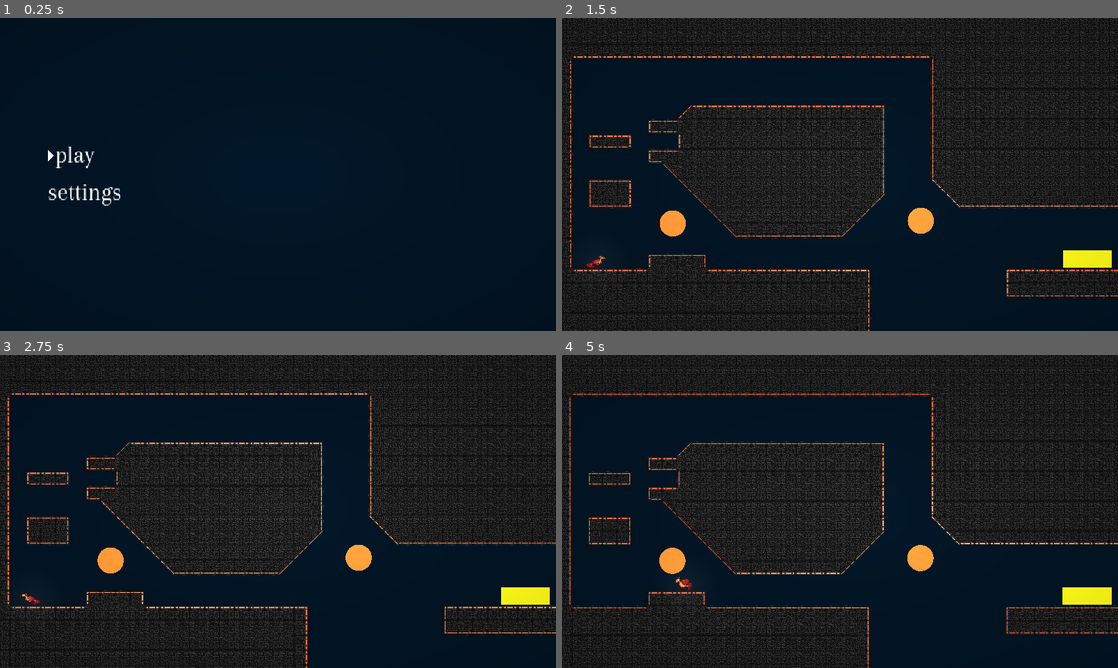
Above: before the commit, frames 1-4 (two rows, left to right).
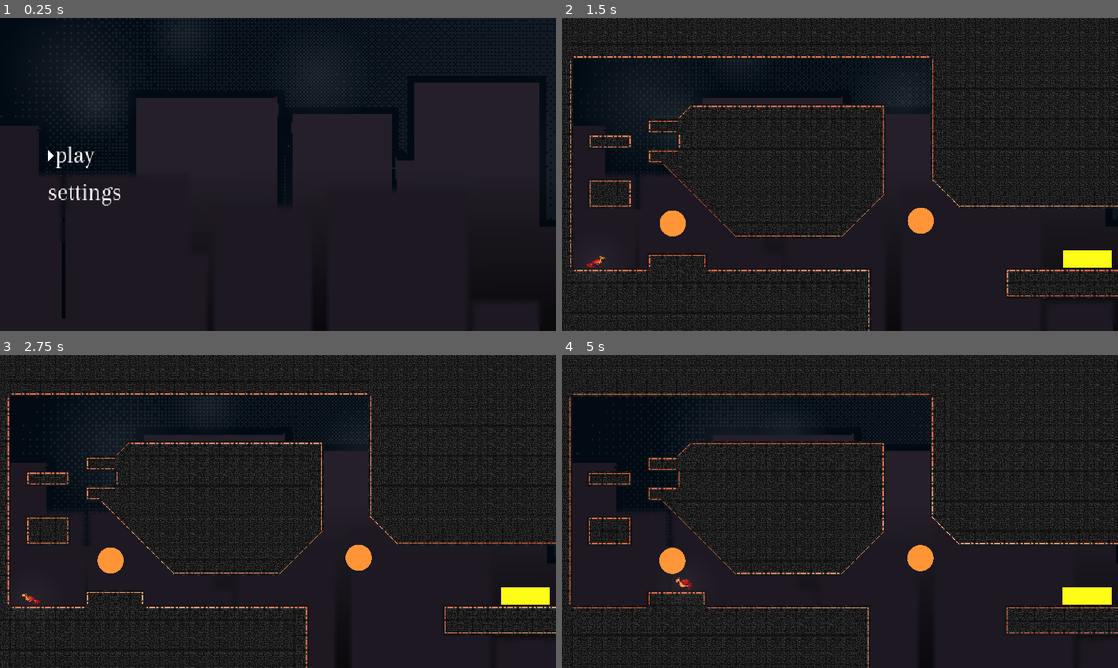
Above: after the commit, the same moments.

Repository: Someoneyeeting/Rise-From-the-Ashes
Game: Godot game, scene res://node_2d.tscn
Two runs of this game, one before a commit and one after it. Both use one fixed random seed, a clock stepped at 60 frames per second and the inputs below.
Inputs:
- Up to frame 1 (0.25 s): no input
- Up to frame 2 (1.5 s): tap Enter (ui_accept) at 0.5, 1.25 s; hold Shift (dash) 0.53-1.28 s; hold D (right) from 0.53 s (still down); tap Space (jump) at 0.77 s; tap Shift (dash) at 1.35 s
- Up to frame 3 (2.75 s): tap Space (jump) at 1.52 s; release D (right) at 2.03 s; hold A (left) from 2.03 s (still down); hold Shift (dash) from 2.03 s (still down)
- Up to frame 4 (5 s): release A (left) at 2.78 s; release Shift (dash) at 2.78 s; hold D (right) 2.78-4.28 s; tap Shift (dash) at 2.85, 4.35 s; tap Space (jump) at 3.02, 3.77, 4.52 s; hold Shift (dash) 3.53-4.28 s; hold A (left) from 4.28 s (still down)

The runs differ from the first frame. In frame 1, 61% of the frame differs, in the area x 0-97%, y 0-100%; in frame 2, 24%; in frame 3, 25%; in frame 4, 25%.

Commit message:
everyone PANIC

Diff:
--- a/chain.tscn
+++ b/chain.tscn
@@ -7,6 +7,7 @@
 [ext_resource type="PackedScene" uid="uid://pc5wtqu8b405" path="res://dashorb.tscn" id="5_vsfxi"]
 [ext_resource type="PackedScene" uid="uid://bs46qeqgw42g6" path="res://win.tscn" id="7_46uae"]
 [ext_resource type="PackedScene" uid="uid://c2ybgge6h720f" path="res://tile_map_layer.tscn" id="7_tf0ij"]
+[ext_resource type="PackedScene" uid="uid://cwxcjyyptmyhn" path="res://cpu_particles_2d.tscn" id="8_7kdie"]
 
 [node name="Node2D" type="Node2D"]
 
@@ -79,3 +80,5 @@
 [node name="Fire" parent="." instance=ExtResource("3_tppby")]
 position = Vector2(554.68, 235.723)
 on_fire = false
+
+[node name="CPUParticles2D" parent="." instance=ExtResource("8_7kdie")]
--- /dev/null
+++ b/cpu_particles_2d.tscn
@@ -0,0 +1,23 @@
+[gd_scene load_steps=2 format=3 uid="uid://cwxcjyyptmyhn"]
+
+[sub_resource type="Curve" id="Curve_l6tvd"]
+_data = [Vector2(0, 0), 0.0, 0.0, 0, 0, Vector2(0.382023, 0.857143), 0.0, 0.0, 0, 0, Vector2(1, 0), 0.0, 0.0, 0, 0]
+point_count = 3
+
+[node name="CPUParticles2D" type="CPUParticles2D"]
+visible = false
+z_index = 410
+position = Vector2(640, 360)
+amount = 233
+lifetime = 10.0
+preprocess = 24.24
+emission_shape = 3
+emission_rect_extents = Vector2(640, 360)
+spread = 180.0
+gravity = Vector2(0, 0)
+initial_velocity_min = 1.95
+initial_velocity_max = 20.15
+scale_amount_min = 4.8
+scale_amount_max = 5.1
+scale_amount_curve = SubResource("Curve_l6tvd")
+color = Color(0.535156, 0.535156, 0.535156, 1)
--- a/level_manger.tscn
+++ b/level_manger.tscn
@@ -7,6 +7,7 @@
 [ext_resource type="FontFile" uid="uid://xtr6xeqnjwch" path="res://VCR_OSD_MONO_1.001.ttf" id="4_o7386"]
 [ext_resource type="Texture2D" uid="uid://cswe6inyfjied" path="res://assets/pheonix_bro.png" id="6_djhgj"]
 [ext_resource type="Texture2D" uid="uid://bete7in3sdu4k" path="res://assets/tile_all_sides_.png" id="7_vp3fl"]
+[ext_resource type="PackedScene" uid="uid://b8g7xho8aaevf" path="res://parallax_2d.tscn" id="8_liqj6"]
 
 [sub_resource type="Animation" id="Animation_htmmm"]
 length = 0.032
@@ -166,6 +167,7 @@
 vertical_alignment = 1
 
 [node name="effects" type="ColorRect" parent="CanvasLayer"]
+visible = false
 material = SubResource("ShaderMaterial_dsgwd")
 offset_left = -32.0
 offset_top = -22.0
@@ -186,3 +188,8 @@
 visible = false
 position = Vector2(549, 440)
 texture = ExtResource("7_vp3fl")
+
+[node name="CanvasLayer2" type="CanvasLayer" parent="."]
+layer = -99
+
+[node name="Parallax2D" parent="CanvasLayer2" instance=ExtResource("8_liqj6")]
--- a/node_2d.tscn
+++ b/node_2d.tscn
@@ -1,10 +1,11 @@
-[gd_scene load_steps=6 format=4 uid="uid://ccpwej3kwaens"]
+[gd_scene load_steps=7 format=4 uid="uid://ccpwej3kwaens"]
 
 [ext_resource type="PackedScene" uid="uid://c5fcsyr0qilmn" path="res://player.tscn" id="1_yaku2"]
 [ext_resource type="PackedScene" uid="uid://c2ybgge6h720f" path="res://tile_map_layer.tscn" id="2_l81cy"]
 [ext_resource type="PackedScene" uid="uid://cqhqcmlysjg7f" path="res://camera_2d.tscn" id="4_tqfo8"]
 [ext_resource type="PackedScene" uid="uid://pc5wtqu8b405" path="res://dashorb.tscn" id="5_qi64t"]
 [ext_resource type="PackedScene" uid="uid://bs46qeqgw42g6" path="res://win.tscn" id="5_ypslv"]
+[ext_resource type="PackedScene" uid="uid://cwxcjyyptmyhn" path="res://cpu_particles_2d.tscn" id="6_kxebf"]
 
 [node name="Node2D" type="Node2D"]
 
@@ -28,3 +29,7 @@
 [node name="win" parent="." instance=ExtResource("5_ypslv")]
 position = Vector2(1657.03, 785.895)
 scale = Vector2(7.85816, 2.80874)
+
+[node name="CPUParticles2D" parent="." instance=ExtResource("6_kxebf")]
+position = Vector2(889.734, 509.84)
+scale = Vector2(1.399, 1.399)
--- /dev/null
+++ b/parallax_2d.tscn
@@ -0,0 +1,171 @@
+[gd_scene load_steps=8 format=3 uid="uid://b8g7xho8aaevf"]
+
+[ext_resource type="Texture2D" uid="uid://digojqi4lyvv0" path="res://assets/bg/tile001.png" id="2_rrx3o"]
+[ext_resource type="Texture2D" uid="uid://cb0h5m4cs7nid" path="res://assets/bg/tile002.png" id="3_kb7j1"]
+[ext_resource type="Texture2D" uid="uid://bnxehdvn1bsx6" path="res://assets/bg/tile003.png" id="4_v5gtn"]
+[ext_resource type="Texture2D" uid="uid://bmhrao57qvmc2" path="res://assets/bg/tile004.png" id="5_4er8q"]
+
+[sub_resource type="GDScript" id="GDScript_1of0r"]
+script/source = "extends Node2D
+
+
+@export
+var scroll :float = 0.06
+
+var poses = []
+
+func _ready() -> void:
+	for i in $ColorRect.get_children().size():
+		poses.push_back(Vector2(randi_range(-30,1320),randi_range(-10,780)))
+		$ColorRect.get_child(i).scale *= randf_range(0.5,1.2)
+
+func _physics_process(delta: float) -> void:
+	for i in get_child_count():
+
+		var node := get_child(i)
+		if(node is not Sprite2D): continue
+
+		node.region_rect.position.x -= scroll * i
+	for i in poses.size():
+		var node :ColorRect=$ColorRect.get_child(i)
+		node.position = node.position.move_toward(poses[i],1)
+
+func _on_timer_timeout() -> void:
+	var i = randi_range(0,poses.size() - 1)
+
+	poses[i] = Vector2(randi_range(-30,1320),randi_range(-10,780))
+	$Timer.start(randf_range(0.1,0.5))
+"
+
+[sub_resource type="Shader" id="Shader_wngkn"]
+code = "shader_type canvas_item;
+
+
+void vertex() {
+	// Called for every vertex the material is visible on.
+}
+
+void fragment() {
+	float dis = distance(vec2(0.5,0.5),UV);
+	if(dis > 0.5){
+		COLOR.a = 0.;
+	}
+	else{
+		COLOR.a = (0.5 - dis) * 0.15;
+	}
+}
+
+//void light() {
+	// Called for every pixel for every light affecting the CanvasItem.
+	// Uncomment to replace the default light processing function with this one.
+//}
+"
+
+[sub_resource type="ShaderMaterial" id="ShaderMaterial_ds00a"]
+shader = SubResource("Shader_wngkn")
+
+[node name="Parallax2D" type="Node2D"]
+z_index = -115
+script = SubResource("GDScript_1of0r")
+scroll = 0.03
+
+[node name="ColorRect" type="ColorRect" parent="."]
+offset_left = -27.9087
+offset_top = -12.2726
+offset_right = 1300.09
+offset_bottom = 740.727
+color = Color(0, 0.0394643, 0.0742188, 1)
+
+[node name="ColorRect2" type="ColorRect" parent="ColorRect"]
+material = SubResource("ShaderMaterial_ds00a")
+offset_left = 153.617
+offset_top = 109.632
+offset_right = 301.617
+offset_bottom = 257.632
+scale = Vector2(2.215, 2.215)
+
+[node name="ColorRect3" type="ColorRect" parent="ColorRect"]
+material = SubResource("ShaderMaterial_ds00a")
+offset_left = 647.175
+offset_top = 280.684
+offset_right = 795.175
+offset_bottom = 428.684
+scale = Vector2(2.215, 2.215)
+
+[node name="ColorRect4" type="ColorRect" parent="ColorRect"]
+material = SubResource("ShaderMaterial_ds00a")
+offset_left = 629.357
+offset_top = 11.6331
+offset_right = 777.357
+offset_bottom = 159.633
+scale = Vector2(2.215, 2.215)
+
+[node name="ColorRect5" type="ColorRect" parent="ColorRect"]
+material = SubResource("ShaderMaterial_ds00a")
+offset_left = 982.153
+offset_top = 155.959
+offset_right = 1130.15
+offset_bottom = 303.959
+scale = Vector2(2.215, 2.215)
+
+[node name="ColorRect6" type="ColorRect" parent="ColorRect"]
+material = SubResource("ShaderMaterial_ds00a")
+offset_left = 157.181
+offset_top = 362.647
+offset_right = 305.181
+offset_bottom = 510.647
+scale = Vector2(2.215, 2.215)
+
+[node name="ColorRect7" type="ColorRect" parent="ColorRect"]
+material = SubResource("ShaderMaterial_ds00a")
+offset_left = 376.342
+offset_top = -48.9481
+offset_right = 524.342
+offset_bottom = 99.0519
+scale = Vector2(2.215, 2.215)
+
+[node name="ColorRect8" type="ColorRect" parent="ColorRect"]
+material = SubResource("ShaderMaterial_ds00a")
+offset_left = 25.3281
+offset_top = -52.5117
+offset_right = 173.328
+offset_bottom = 95.4883
+scale = Vector2(2.215, 2.215)
+
+[node name="Tile001" type="Sprite2D" parent="."]
+texture_repeat = 3
+scale = Vector2(4, 4)
+texture = ExtResource("2_rrx3o")
+centered = false
+region_enabled = true
+region_rect = Rect2(0, 0, 320, 180)
+
+[node name="Tile002" type="Sprite2D" parent="."]
+texture_repeat = 3
+scale = Vector2(4, 4)
+texture = ExtResource("3_kb7j1")
+centered = false
+region_enabled = true
+region_rect = Rect2(0, 0, 320, 180)
+
+[node name="Tile003" type="Sprite2D" parent="."]
+texture_repeat = 3
+scale = Vector2(4, 4)
+texture = ExtResource("4_v5gtn")
+centered = false
+region_enabled = true
+region_rect = Rect2(-35.125, 0, 320, 180)
+
+[node name="Tile004" type="Sprite2D" parent="."]
+texture_repeat = 3
+scale = Vector2(4, 4)
+texture = ExtResource("5_4er8q")
+centered = false
+region_enabled = true
+region_rect = Rect2(-35.125, 0, 320, 180)
+
+[node name="Timer" type="Timer" parent="."]
+wait_time = 0.5
+autostart = true
+
+[connection signal="timeout" from="Timer" to="." method="_on_timer_timeout"]
Binary file added: assets/Sprite-0001.png
Not shown, added: assets/Sprite-0001.png.import
Binary file added: assets/bg.png
Not shown, added: assets/bg.png.import
Binary file added: assets/bg/tile000.png
Not shown, added: assets/bg/tile000.png.import
Binary file added: assets/bg/tile001.png
Not shown, added: assets/bg/tile001.png.import
Binary file added: assets/bg/tile002.png
Not shown, added: assets/bg/tile002.png.import
Binary file added: assets/bg/tile003.png
Not shown, added: assets/bg/tile003.png.import
(and 12 more such lines)
